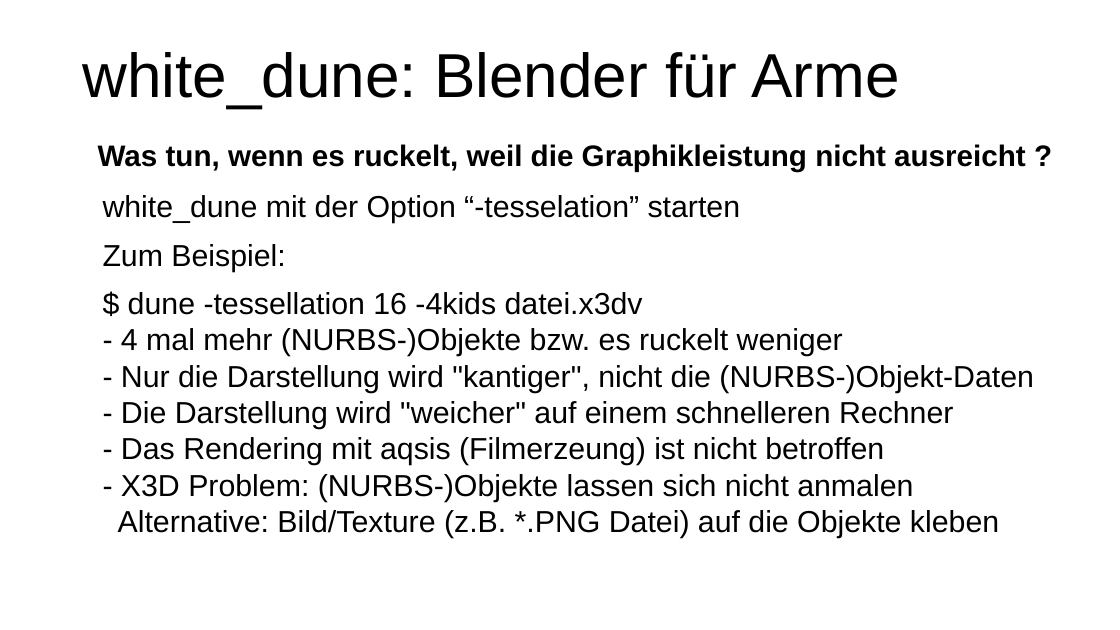
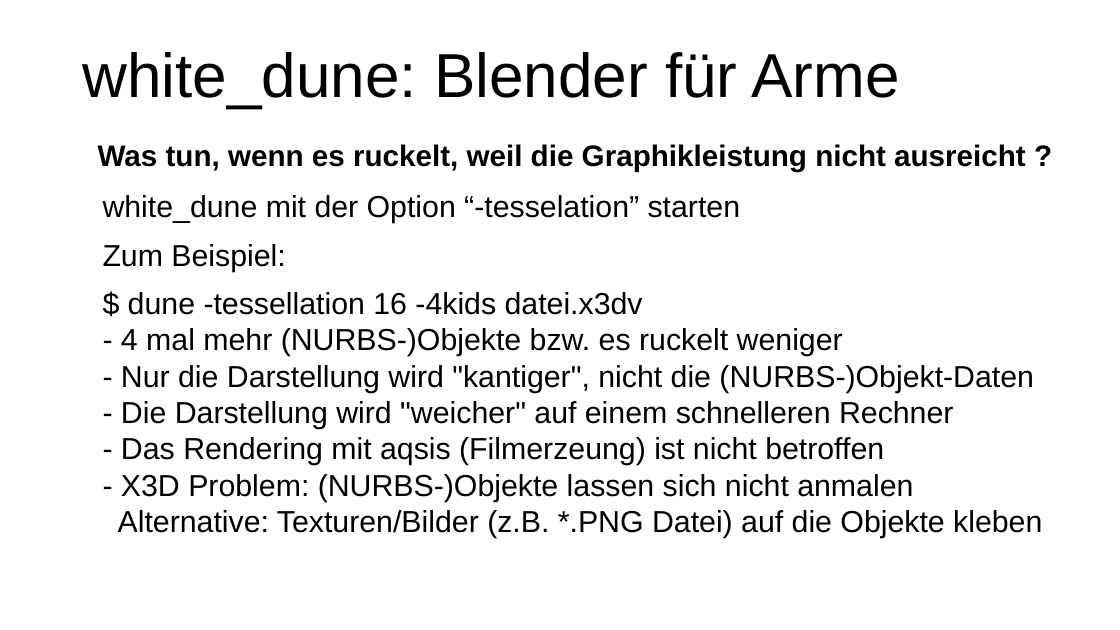
Before and after one commit to mufti11/white_dune, a slide deck: slide 7 of docs/usage_docs/white_dune_rasberry_pi.odp. Drawn at 1120x630 pixels with LibreOffice and Linux fonts; fonts in the diff are those of the drawing. Boxes give left, top, right and bottom in pixels: in the first picture for what was removed or moved away, otherwise in the second. Text is boxed around its words. In the diff, an @@ line names an element or a change of style, - is before the commit and + after.

Commit message:
white_dune 1.782

```diff
--- a/docs/usage_docs/white_dune_rasberry_pi.odp
+++ b/docs/usage_docs/white_dune_rasberry_pi.odp
@@ text at [118,510,1042,538]: text changed @@
-Alternative: Bild/Texture (z.B. *.PNG Datei) auf die Objekte kleben
+Alternative: Texturen/Bilder (z.B. *.PNG Datei) auf die Objekte kleben
```
Also in this commit, not shown: 4 other slides changed, 4 other files.
